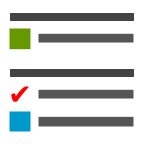
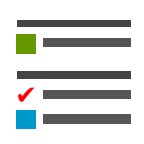
Layered file, before and after one edit (144 x 144). Changes by layer:
painted on "Today Line" over (10, 13, 134, 27)
painted on "Today Icon" over (9, 28, 36, 54)
painted on "Today Text" over (38, 33, 134, 47)
painted on "Tomorrow Line" over (10, 69, 134, 79)
painted on "Tomorrow 1 Icon" over (11, 86, 35, 102)
painted on "Tomorrow 1 Text" over (38, 89, 134, 99)
painted on "Tomorrow 2 Icon" over (9, 110, 36, 132)
painted on "Tomorrow 2 Text" over (38, 114, 134, 127)
painted on "Rounded Rectangle 2" over (9, 13, 134, 132)
